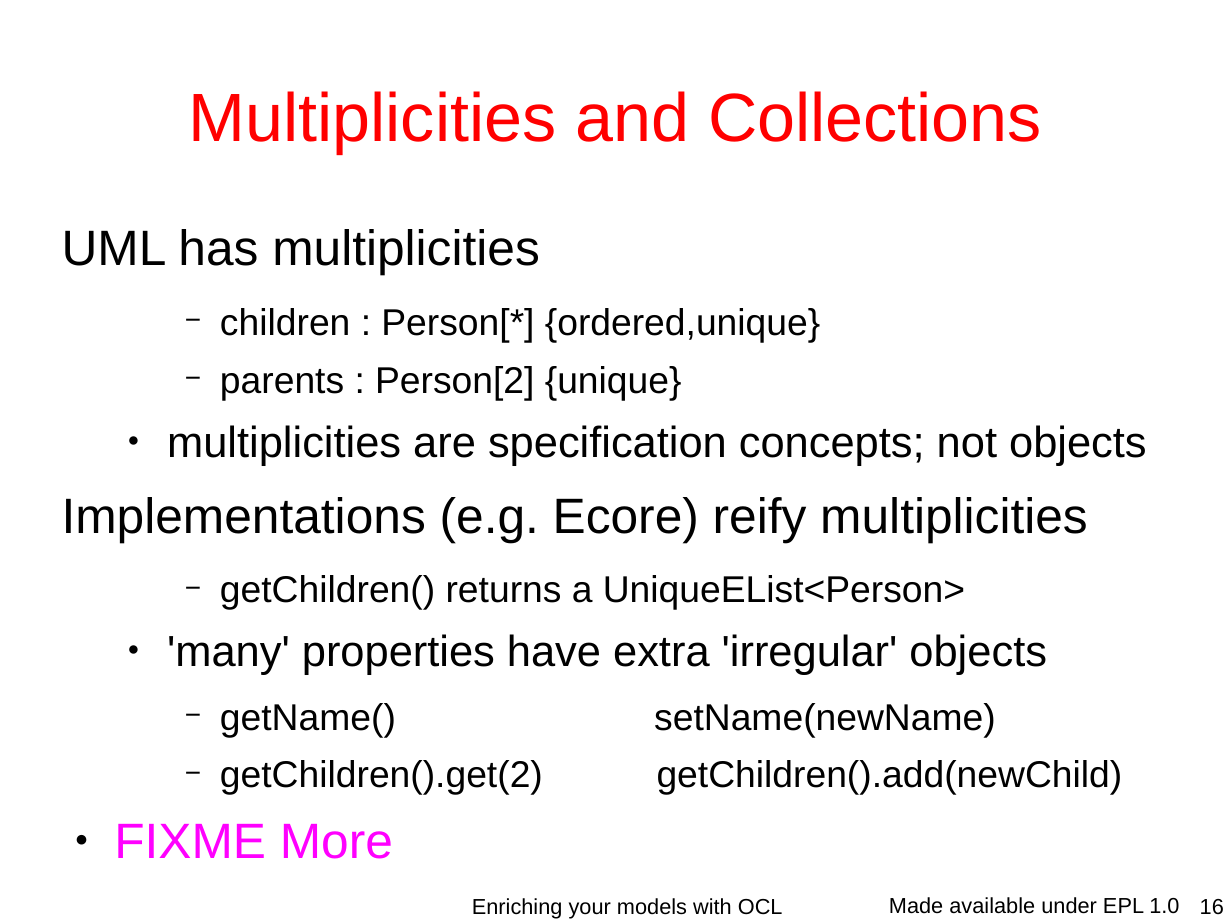
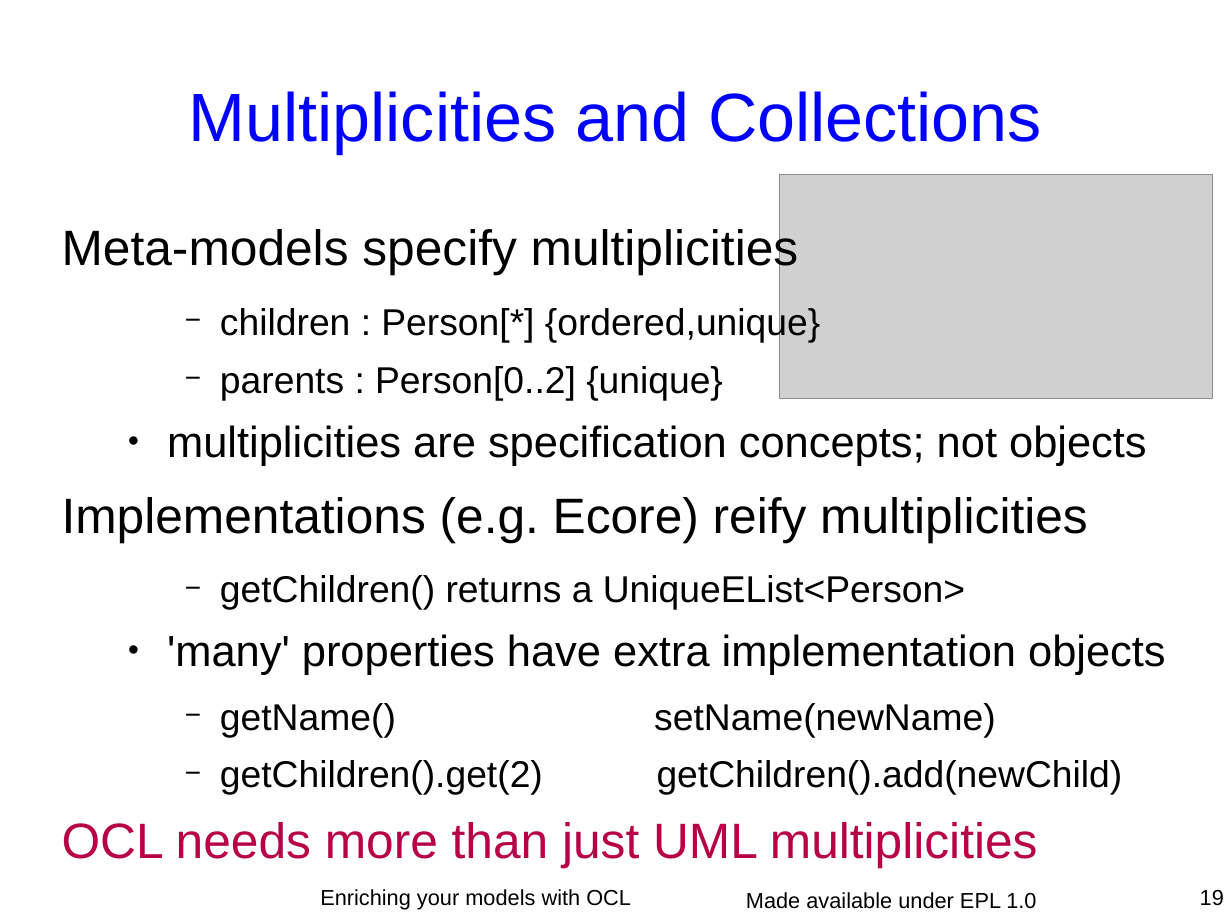
Before and after one commit to eclipse-ocl/ocl-website, a slide deck: slide 19 of ocl/docs/publications/ESE2010LongTalk/EnrichingWithOCL.odp (slide 16 before the commit). Drawn at 1232x924 pixels with LibreOffice and Linux fonts; fonts in the diff are those of the drawing; grey boxes stand for pictures; background and template pictures are left out. Boxes give left, top, right and bottom in pixels: in the first picture for what was removed or moved away, otherwise in the second. Text is boxed around its words. In the diff, an @@ line names an element or a change of style, - is before the commit and + after.

```diff
--- a/ocl/docs/publications/ESE2010LongTalk/EnrichingWithOCL.odp
+++ b/ocl/docs/publications/ESE2010LongTalk/EnrichingWithOCL.odp
@@ title "Multiplicities and Collections" at [189, 91, 1042, 153]: text colour #FF0000 to #0000FF @@
@@ picture added at [779, 174, 1213, 398] @@
@@ text at [62, 226, 799, 275]: text changed @@
-UML has multiplicities
+Meta-models specify multiplicities
@@ text at [220, 366, 723, 400]: text changed @@
-    − parents : Person[2] {unique}
+    − parents : Person[0..2] {unique}
@@ text at [167, 634, 1166, 675]: text changed @@
-  ● 'many' properties have extra 'irregular' objects
+  ● 'many' properties have extra implementation objects
@@ text at [62, 822, 1038, 867]: text changed; text colour #FF00FF to #B80047 @@
-● FIXME More
+OCL needs more than just UML multiplicities
@@ text "Enriching your models with OCL": place and size @@
-text "Enriching your models with OCL" at [472, 898, 783, 918]
+text "Enriching your models with OCL" at [320, 889, 631, 910]
@@ text "Made available under EPL 1.0": place and size @@
-text "Made available under EPL 1.0" at [889, 897, 1179, 914]
+text "Made available under EPL 1.0" at [746, 892, 1036, 909]
@@ page number removed at [1200, 899, 1224, 915] @@
-16
@@ page number added at [1200, 890, 1224, 906], 14 pt, text #000000 @@
+19
```
Also in this commit, not shown: 42 other slides changed, 6 slides added, 9 slides removed, 13 other files.
